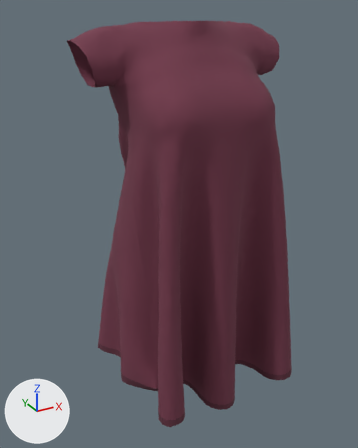
What one commit did to the OBJ model src/Assets/Models/large/large_looseBurgandy_noinside_altered/large_looseBurgandy_noinside_altered.obj.
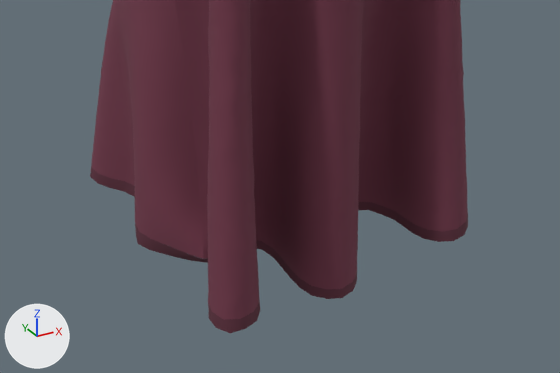
Each version is shown whole from a 50 mm lens placed at (-5.78, -10.07, 5.67), pointed at (-0.35, -0.21, 0.74), then close up on the part from 14% to 95% of the width and 57% to 100% of the height. Arrows for +X, +Y and +Z are at lower left; the lights stay in place. Where no turn or scale is listed for an object, it has been applied to the vertices.

In view in the first close-up: 'large_looseBurgandy_noinside_altered'.
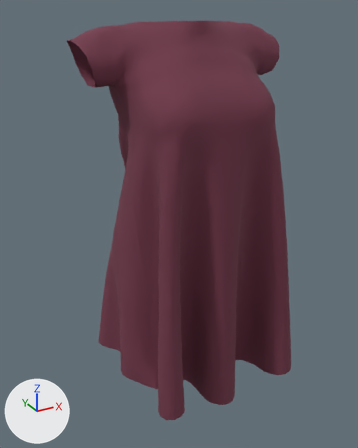
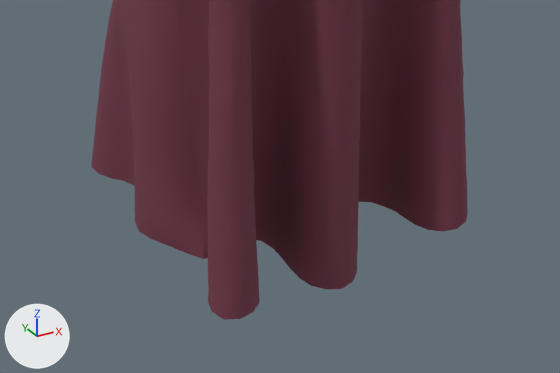
Pixel boxes (x1, y1, x2, y2) of what changed, in the close-ups (560 x 373 px):
'large_looseBurgandy_noinside_altered', reshaped
    before: (90, 0, 468, 333)
    after: (91, 0, 468, 320)
part 1 of me_large_looseburgandy_noinside_altered, deleted (brown)
    before: (90, 167, 205, 262)
part 2 of me_large_looseburgandy_noinside_altered, deleted (brown)
    before: (204, 202, 468, 333)

The change, as a list of edits to the scene's bpy script:
```text
Change me_large_looseburgandy_noinside_altered:
    where me_large_looseburgandy_noinside_altered.from_pydata(...)  # 5849 vertices, 11320 faces; spans x -2.58..2.58, y -2.38..1.72, z -3.58..5.39
    used by ob_large_looseburgandy_noinside_altered; location = (0.0, 0.0, 0.0)
    me_large_looseburgandy_noinside_altered part 1: the loose piece of 139 vertices spanning x -2.21..2.26, y -1.2..1.71, z -3.49..-3.1 is deleted
    me_large_looseburgandy_noinside_altered part 2: the loose piece of 134 vertices spanning x -1.89..2.06, y -2.38..-0.96, z -3.58..-3.11 is deleted
    remove me_large_looseburgandy_noinside_altered.materials.append(mat_large_looseburgandy_noinside_resized_material7255)  # picture img_lowopac_png
    remove me_large_looseburgandy_noinside_altered.materials.append(mat_large_looseburgandy_noinside_resized_material7433)  # picture img_lowopac_png
```
